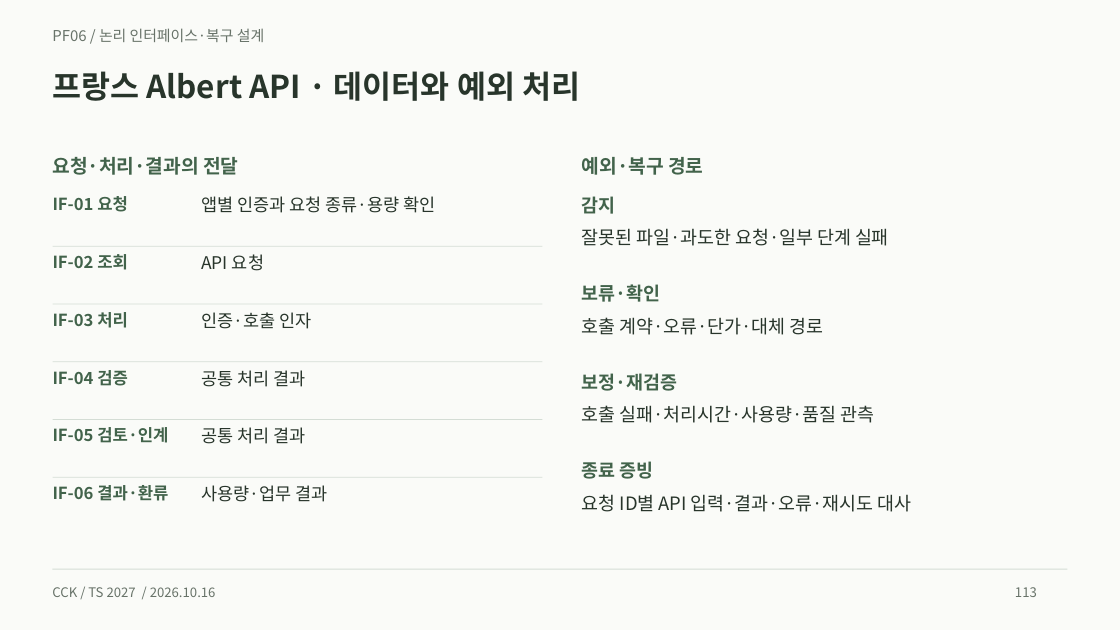
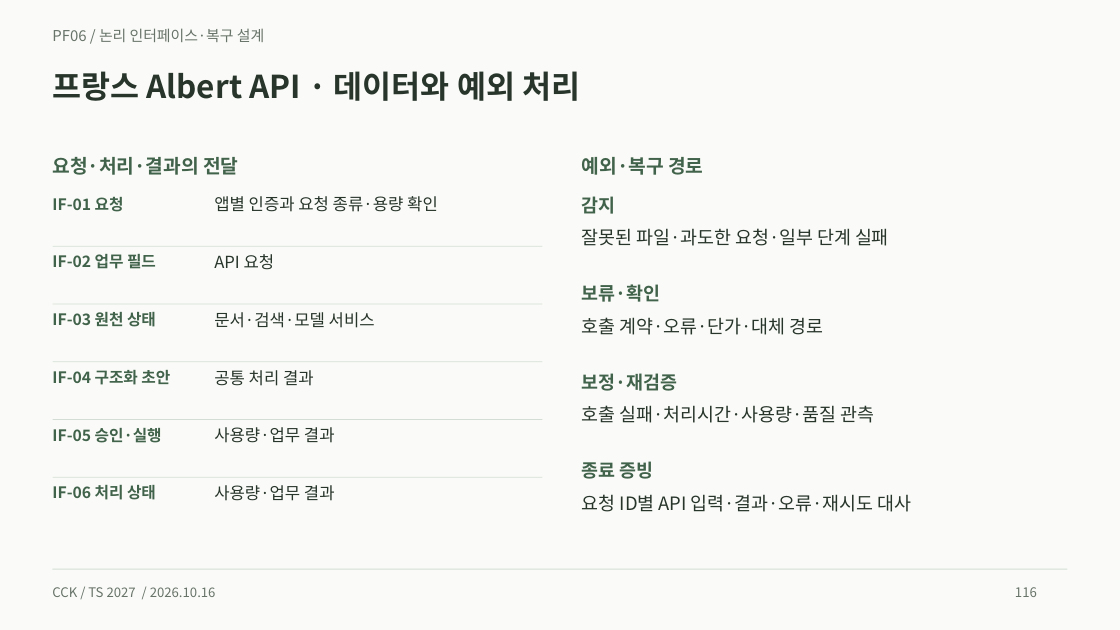
Before and after one commit to heen1987-ops/TS-business-Plan-001, a slide deck: slide 116 of public/downloads/ts-platform-casebook.pptx (slide 113 before the commit). Drawn at 1120x630 pixels with LibreOffice and Linux fonts; fonts in the diff are those of the drawing. Boxes give left, top, right and bottom in pixels: in the first picture for what was removed or moved away, otherwise in the second. Text is boxed around its words. In the diff, an @@ line names an element or a change of style, - is before the commit and + after.

```diff
--- a/public/downloads/ts-platform-casebook.pptx
+++ b/public/downloads/ts-platform-casebook.pptx
@@ text "IF-01 요청" at <box>52,197,124,212</box>: size 14.2 to 13.5 pt @@
@@ text "앱별 인증과 요청 종류·용량 확인": place and size @@
-text "앱별 인증과 요청 종류·용량 확인" at <box>201,196,436,213</box>
+text "앱별 인증과 요청 종류·용량 확인" at <box>214,196,438,212</box>
@@ text at <box>52,254,156,269</box>: text changed; size 14.2 to 13.5 pt @@
-IF-02 조회
+IF-02 업무 필드
@@ text "API 요청": place and size @@
-text "API 요청" at <box>201,254,264,271</box>
+text "API 요청" at <box>214,254,275,270</box>
@@ text at <box>52,312,156,327</box>: text changed; size 14.2 to 13.5 pt @@
-IF-03 처리
+IF-03 원천 상태
@@ text at <box>214,312,375,328</box>: text changed; size 15 to 14.2 pt @@
-인증·호출 인자
+문서·검색·모델 서비스
@@ text at <box>52,370,170,385</box>: text changed; size 14.2 to 13.5 pt @@
-IF-04 검증
+IF-04 구조화 초안
@@ text "공통 처리 결과": place and size @@
-text "공통 처리 결과" at <box>201,370,305,387</box>
+text "공통 처리 결과" at <box>214,370,314,386</box>
@@ text at <box>52,428,162,443</box>: text changed; size 14.2 to 13.5 pt @@
-IF-05 검토·인계
+IF-05 승인·실행
@@ text at <box>214,427,335,443</box>: text changed; size 15 to 14.2 pt @@
-공통 처리 결과
+사용량·업무 결과
@@ text at <box>52,485,156,500</box>: text changed; size 14.2 to 13.5 pt @@
-IF-06 결과·환류
+IF-06 처리 상태
@@ size 15 to 14.2 pt in 4 elements at <box>214,196,438,212</box>, <box>214,254,275,270</box>, <box>214,370,314,386</box>, <box>214,485,335,501</box> @@
@@ text "사용량·업무 결과": place and size @@
-text "사용량·업무 결과" at <box>201,485,327,502</box>
+text "사용량·업무 결과" at <box>214,485,335,501</box>
@@ text at <box>1015,587,1037,597</box>: text changed @@
-113
+116
```
Also in this commit, not shown: 136 other slides changed, 9 slides added, 39 other files.
